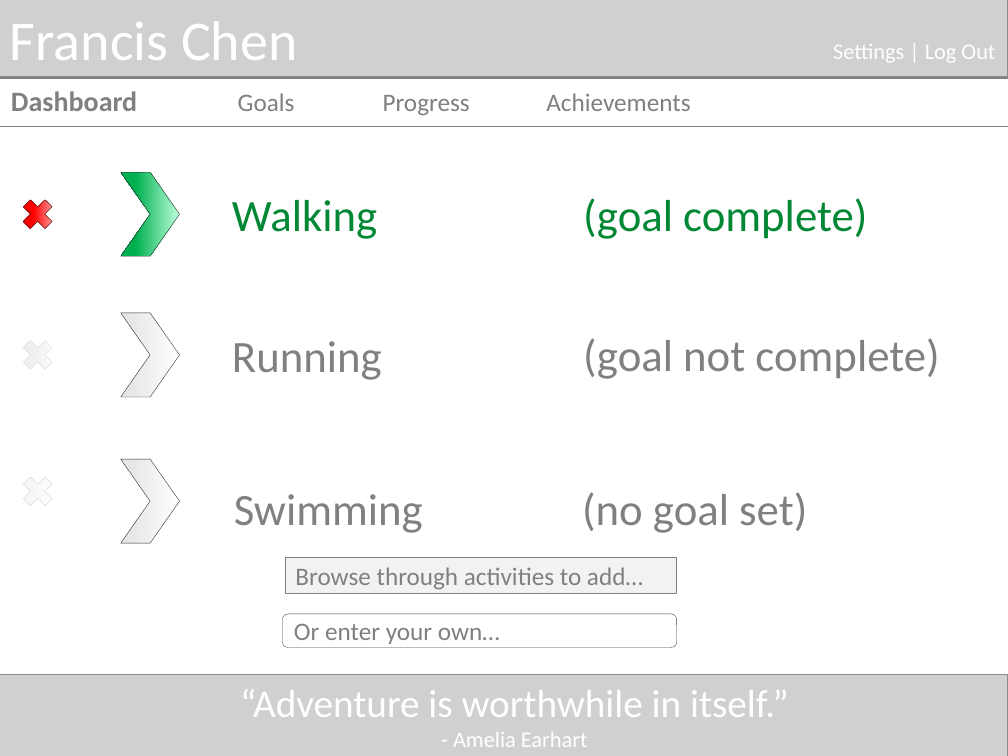
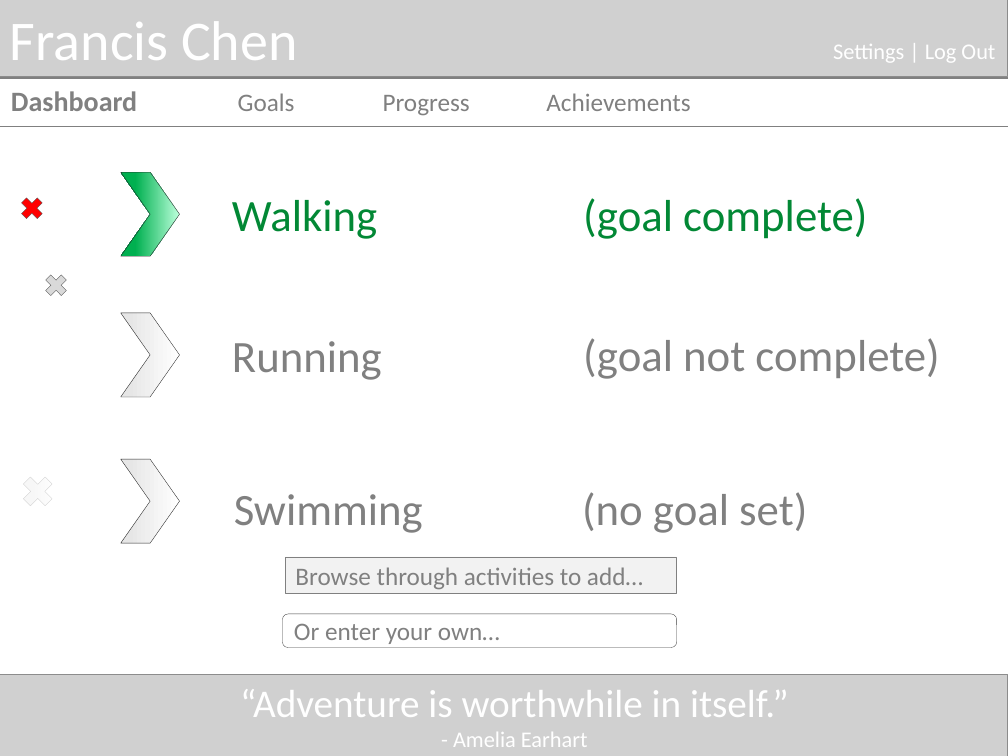
Before and after one commit to fxchen12/AlphaBrosPublic, a slide deck: slide 1 of docs/Mockups/First Draft/Draft Dashboard Mockup.pptx. Drawn at 1008x756 pixels with LibreOffice and Linux fonts; fonts in the diff are those of the drawing; grey boxes stand for pictures. Boxes give left, top, right and bottom in pixels: in the first picture for what was removed or moved away, otherwise in the second. Text is boxed around its words. In the diff, an @@ line names an element or a change of style, - is before the commit and + after.

```diff
--- a/docs/Mockups/First Draft/Draft Dashboard Mockup.pptx
+++ b/docs/Mockups/First Draft/Draft Dashboard Mockup.pptx
@@ cross: place and size @@
-cross at box(17, 194, 59, 236)
+cross at box(17, 194, 47, 224)
@@ cross at box(17, 194, 47, 224): fill gradient #FFC2C2 to #FF0000 to #FF0000; outline #262626 0.25 pt to #595959 0.25 pt @@
@@ cross: place and size @@
-cross at box(17, 334, 59, 376)
+cross at box(41, 270, 72, 300)
@@ cross at box(41, 270, 72, 300): fill gradient #FFFFFF to #F0F0F0 to #D9D9D9; outline #D9D9D9 0.25 pt to #595959 0.25 pt @@
```
Also in this commit, not shown: 32 other files.
